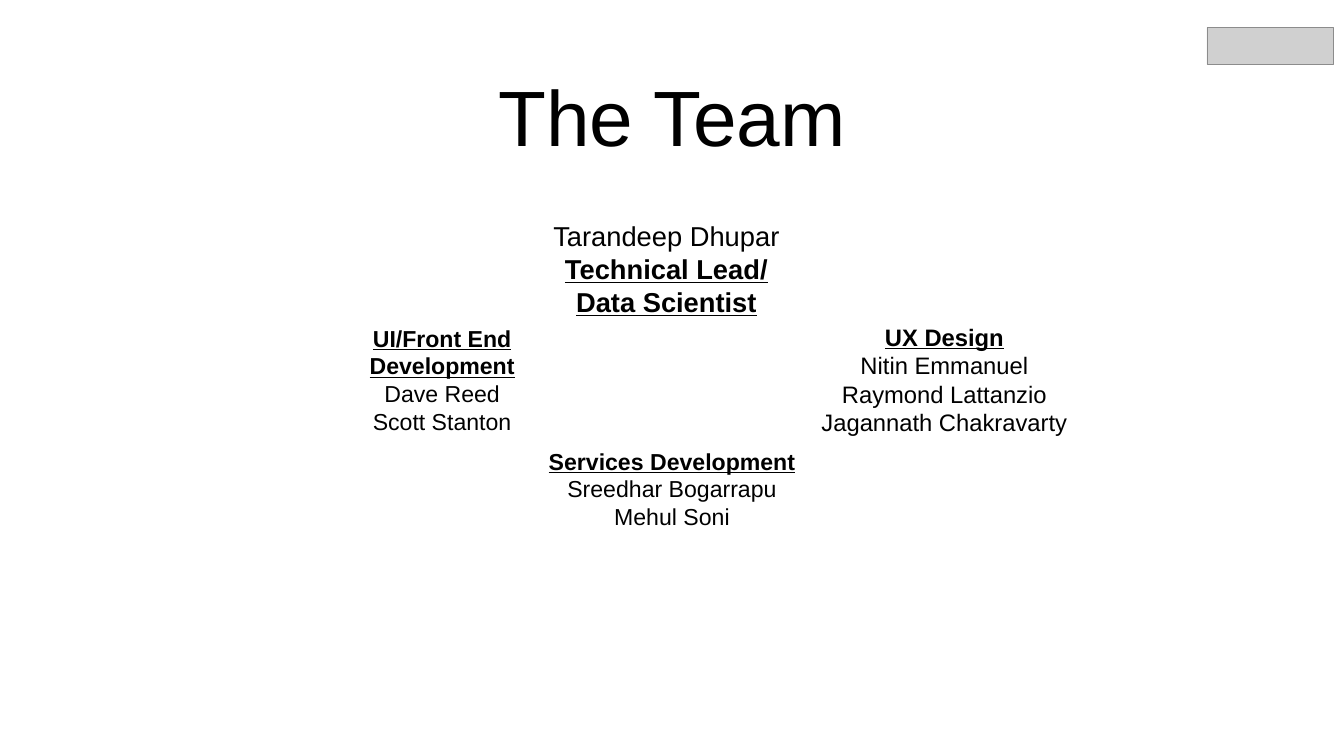
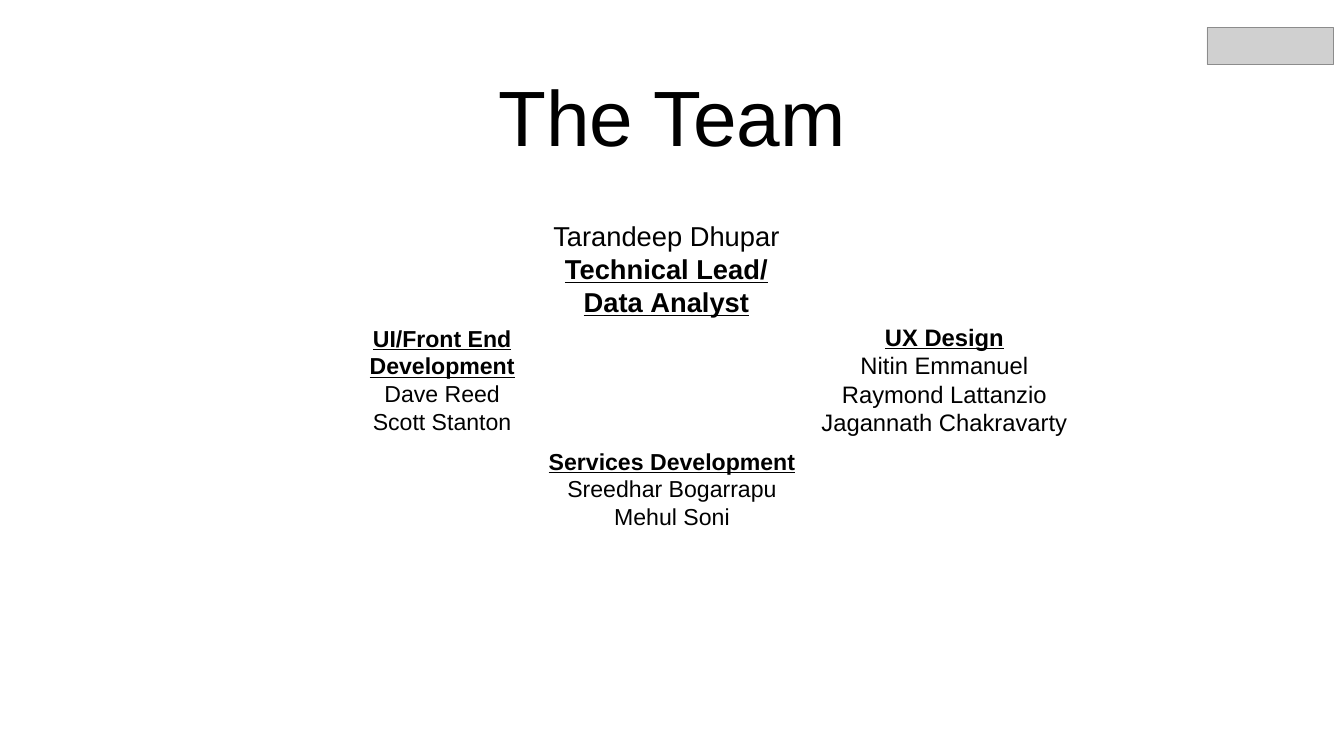
Before and after one commit to Octo-Hackathon/DataCenterMashup, a slide deck: slide 2 of GSA Hackathon (1).pptx. Drawn at 1344x756 pixels with LibreOffice and Linux fonts; fonts in the diff are those of the drawing; grey boxes stand for pictures. Boxes give left, top, right and bottom in pixels: in the first picture for what was removed or moved away, otherwise in the second. Text is boxed around its words. In the diff, an @@ line names an element or a change of style, - is before the commit and + after.

```diff
--- a/GSA Hackathon (1).pptx
+++ b/GSA Hackathon (1).pptx
@@ text at <box>584,292,749,317</box>: text changed @@
-Data Scientist
+Data Analyst
```
Also in this commit, not shown: 1 other slide changed.
